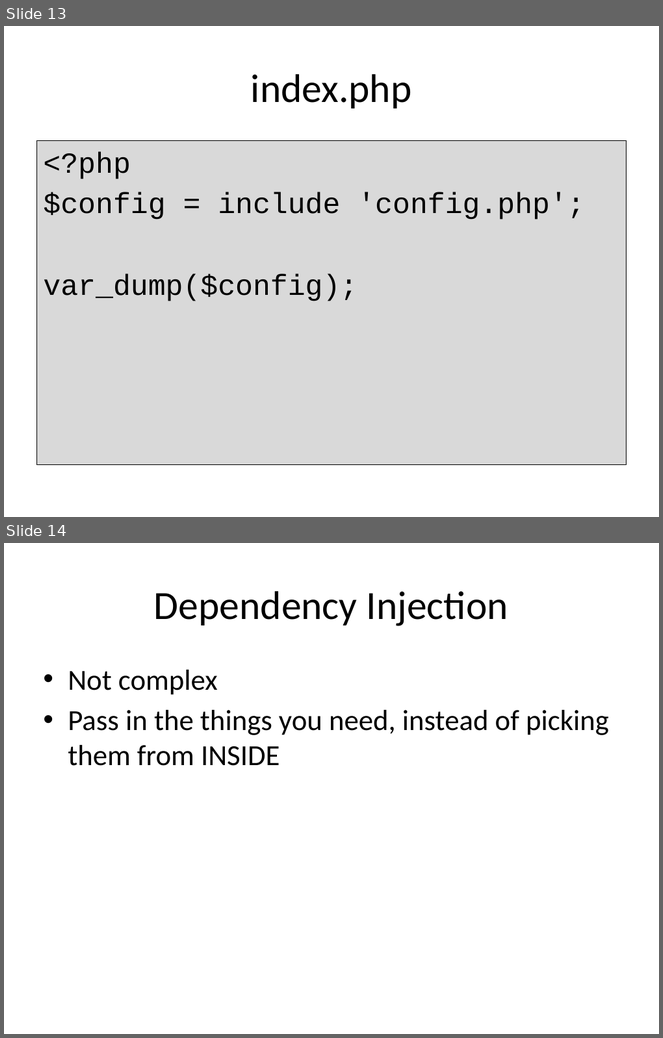
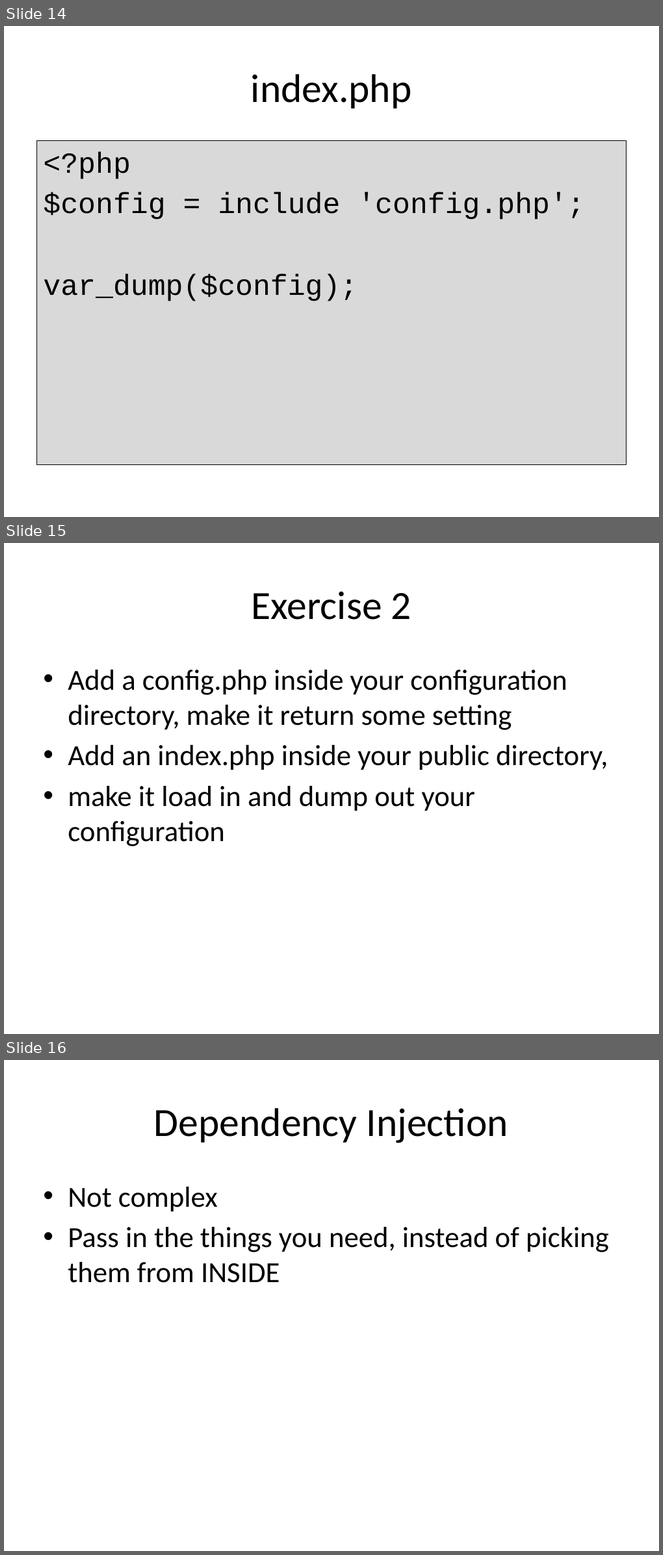
Before and after one commit to PHPEmbark/curriculum, a slide deck: course/4 - Organization and Projects/Organization and Projects.pptx. Shown one above the other, each under a label of ours: slides 13 and 14 before the commit, slides 14, 15 and 16 after it. The pictures are 663x1038 and 663x1555 pixels, drawn with LibreOffice and Linux fonts; fonts in the diff are those of the drawing. Boxes give left, top, right and bottom in pixels: in the first picture for what was removed or moved away, otherwise in the second. Text is boxed around its words. In the diff, an @@ line names an element or a change of style, - is before the commit and + after.

```diff
--- a/course/4 - Organization and Projects/Organization and Projects.pptx
+++ b/course/4 - Organization and Projects/Organization and Projects.pptx
@@ slide 15 added at [4,543,659,1034], background #FFFFFF @@
@@ title added at [252,591,412,620], 44 pt, text #000000 @@
+Exercise 2
@@ text added at [68,670,608,847], 32 pt, text #000000 @@
+• Add a config.php inside your configuration directory, make it return some setting
+• Add an index.php inside your public directory,
+• make it load in and dump out your configuration
@@ what was slide 13 is now slide 14 @@
@@ what was slide 14 is now slide 16 @@
```
Also in this commit, not shown: 2 slides changed, 14 other slides added, 2 other files.
